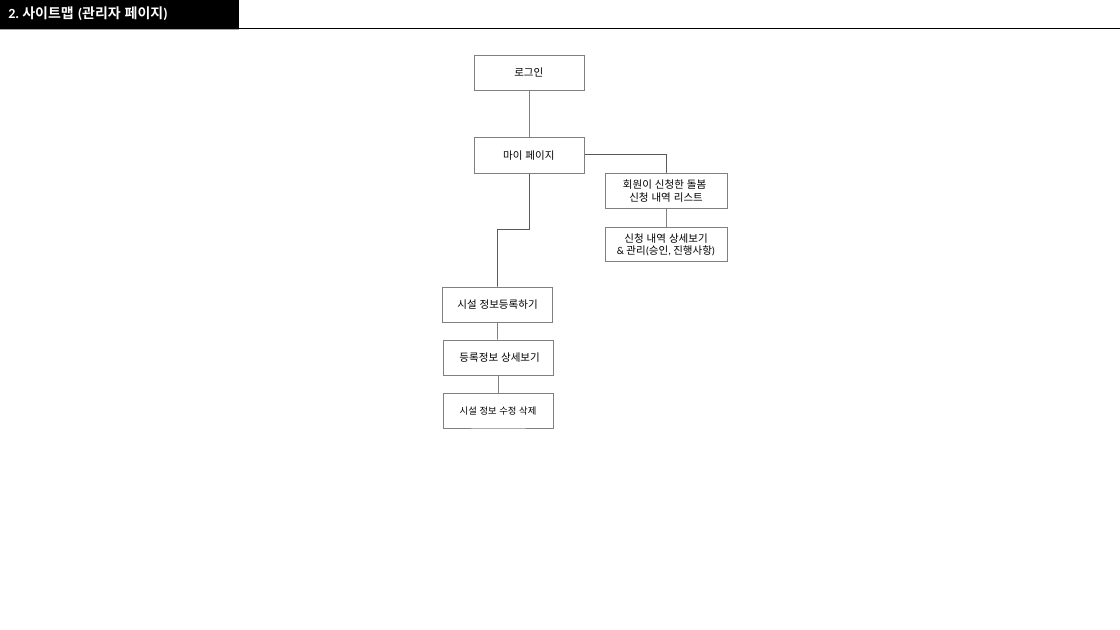
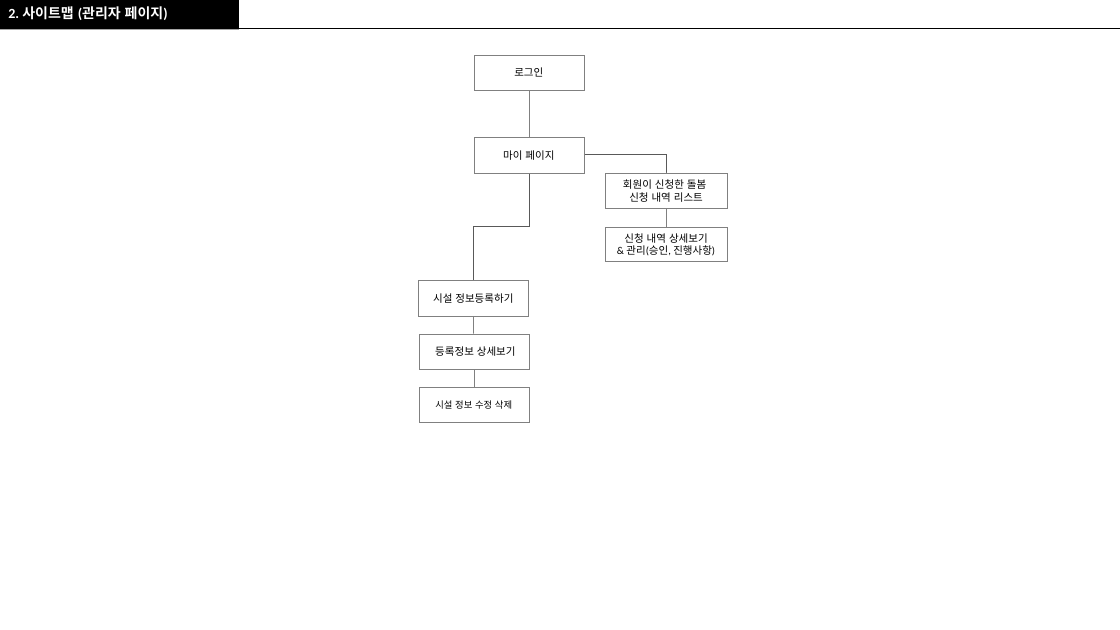
Before and after one commit to RealWarm/Common_Document, a slide deck: slide 5 of 온종일_돌봄/정훈_온종일_스토리보드_원본.pptx. Drawn at 1120x630 pixels with LibreOffice and Linux fonts; fonts in the diff are those of the drawing. Boxes give left, top, right and bottom in pixels: in the first picture for what was removed or moved away, otherwise in the second. Text is boxed around its words. In the diff, an @@ line names an element or a change of style, - is before the commit and + after.

```diff
--- a/온종일_돌봄/정훈_온종일_스토리보드_원본.pptx
+++ b/온종일_돌봄/정훈_온종일_스토리보드_원본.pptx
@@ elbow line moved from (529, 173) - (497, 287) to (529, 173) - (473, 281) @@
@@ 3 rectangles, 2 lines: place and size @@
-3 rectangles, 2 lines at box(443, 287, 554, 429)
+3 rectangles, 2 lines at box(418, 281, 529, 422)
```
Also in this commit, not shown: 3 other slides changed, 1 slide added, 1 slide removed, 26 other files.
